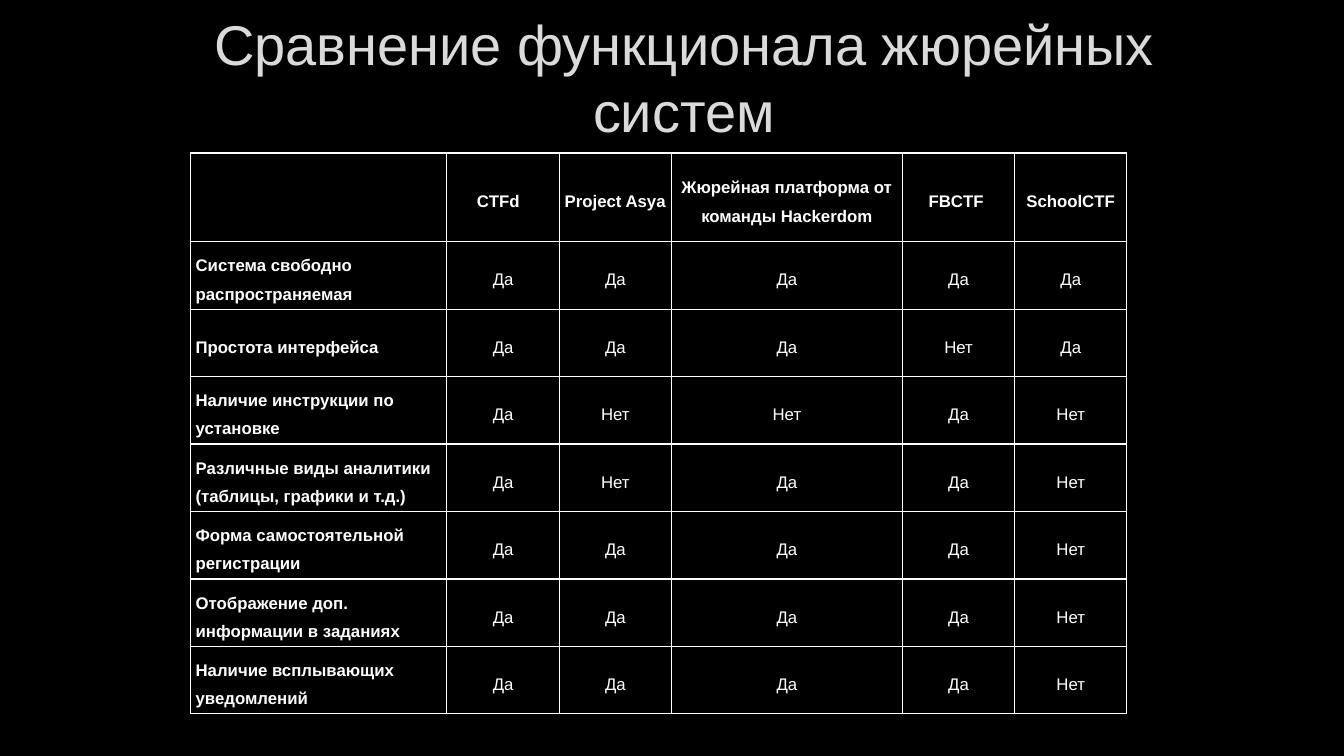
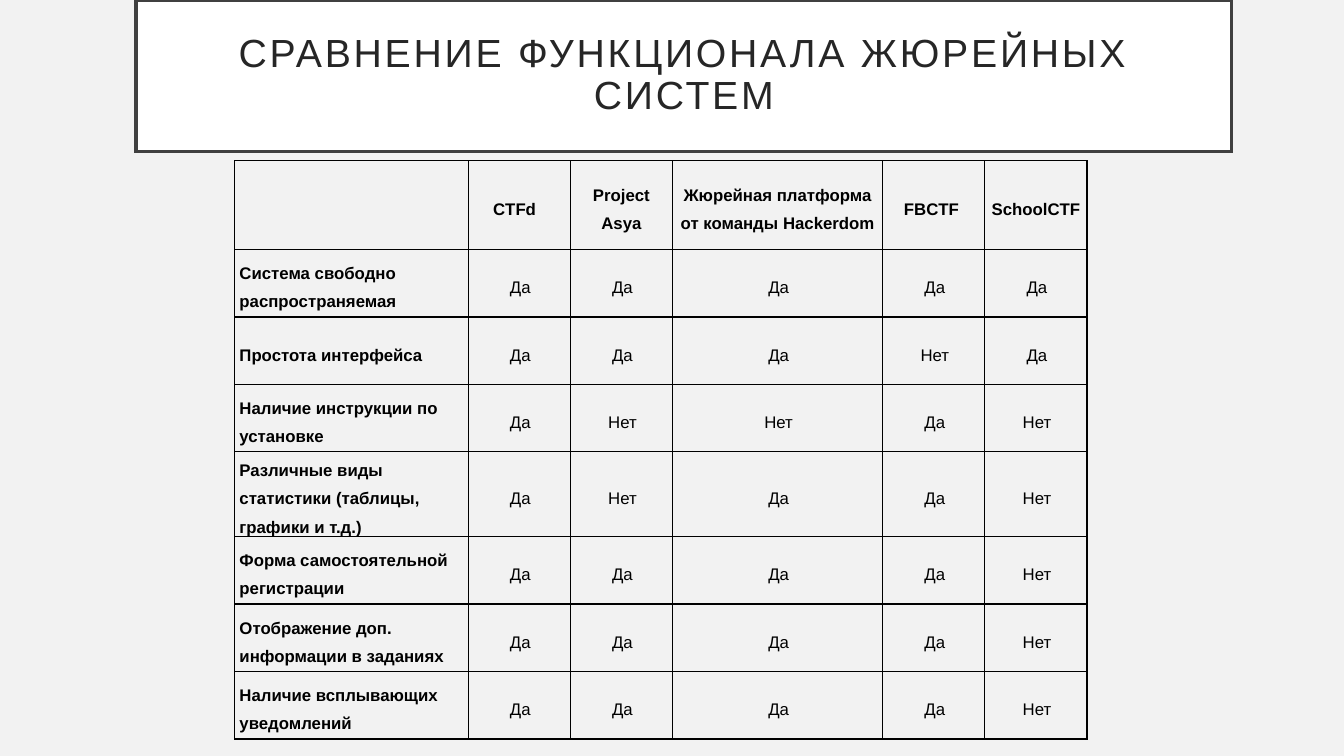
Before and after one commit to PolMarzia/diplom, a slide deck: slide 4 of Prez.pptx. Drawn at 1344x756 pixels with LibreOffice and Linux fonts; fonts in the diff are those of the drawing; background and template pictures are left out. Boxes give left, top, right and bottom in pixels: in the first picture for what was removed or moved away, otherwise in the second. Text is boxed around its words. In the diff, an @@ line names an element or a change of style, - is before the commit and + after.

```diff
--- a/Prez.pptx
+++ b/Prez.pptx
@@ background picture (left out) to #F2F2F2 @@
@@ title "СРАВНЕНИЕ ФУНКЦИОНАЛА ЖЮРЕЙНЫХ СИСТЕМ": place and size @@
-title "СРАВНЕНИЕ ФУНКЦИОНАЛА ЖЮРЕЙНЫХ СИСТЕМ" at <box>214,23,1154,133</box>
+title "СРАВНЕНИЕ ФУНКЦИОНАЛА ЖЮРЕЙНЫХ СИСТЕМ" at <box>136,0,1232,152</box>
@@ title "СРАВНЕНИЕ ФУНКЦИОНАЛА ЖЮРЕЙНЫХ СИСТЕМ" at <box>136,0,1232,152</box>: fill none to #FFFFFF; outline none to #404040 2.5 pt @@
@@ title at <box>239,36,1126,110</box>: text changed; size 40 to 28 pt; text colour #DADADA to #262626 @@
-Сравнение функционала жюрейных систем
+СРАВНЕНИЕ ФУНКЦИОНАЛА ЖЮРЕЙНЫХ СИСТЕМ
@@ table at <box>235,161,1086,746</box> @@
-row 5, column 1: Различные виды аналитики (таблицы, графики и т.д.)
+row 5, column 1: Различные виды статистики (таблицы, графики и т.д.)
@@ text colour #FFFFFF to #000000 in "CTFd", "Project Asya", "Жюрейная платформа от команды Hackerdom", "FBCTF" and 42 more places @@
@@ borders changed @@
@@ table: place and size @@
-table at <box>191,153,1125,714</box>
+table at <box>235,161,1086,746</box>
```
Also in this commit, not shown: 15 other slides changed, 2 other files.
